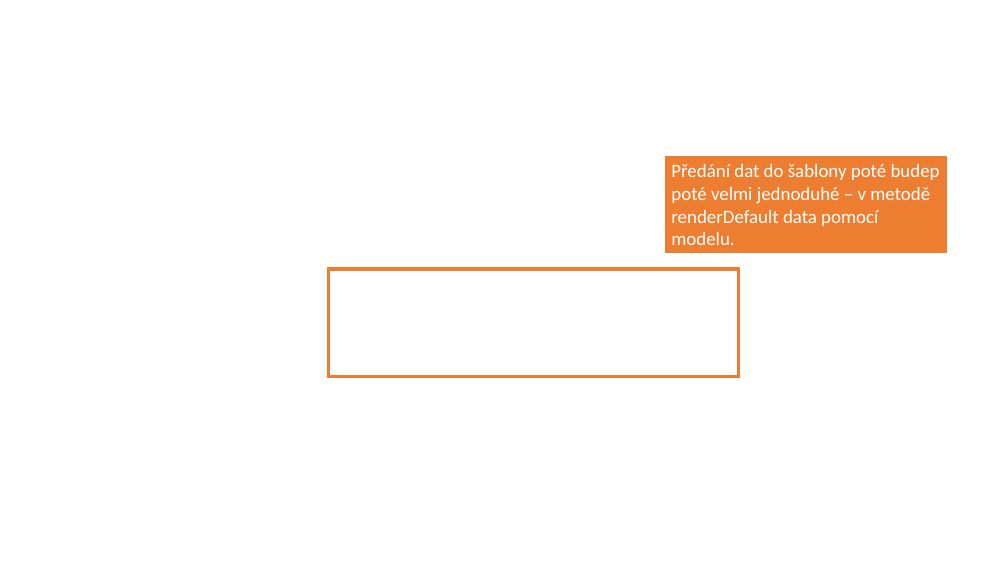
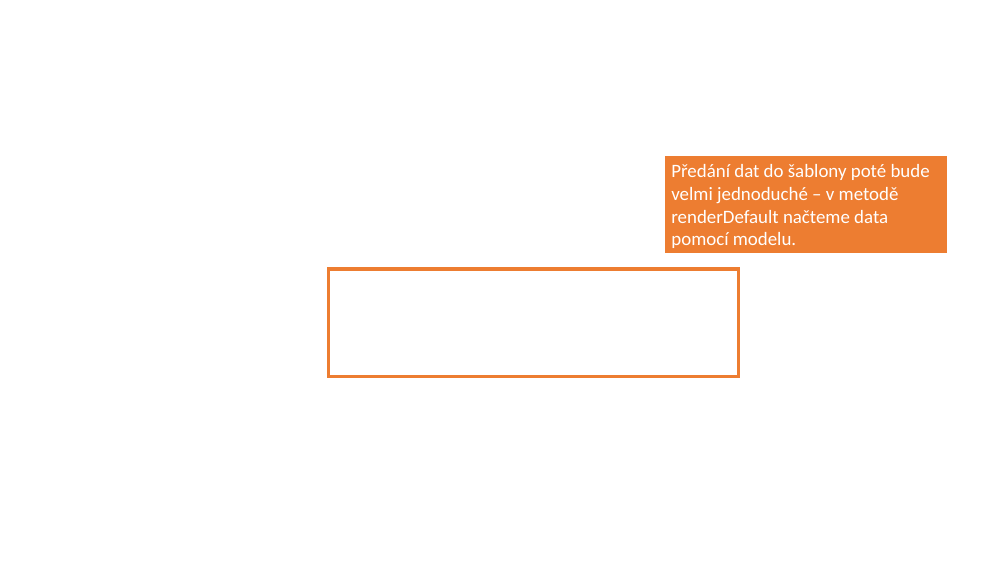
Before and after one commit to 4iz571/cviceni, a slide deck: slide 13 of 04-komponenty-formulare/todolist-todoitem-reseni.pptx. Drawn at 1008x567 pixels with LibreOffice and Linux fonts; fonts in the diff are those of the drawing; background and template pictures are left out. Boxes give left, top, right and bottom in pixels: in the first picture for what was removed or moved away, otherwise in the second. Text is boxed around its words. In the diff, an @@ line names an element or a change of style, - is before the commit and + after.

Commit message:
oprava překlepů

```diff
--- a/04-komponenty-formulare/todolist-todoitem-reseni.pptx
+++ b/04-komponenty-formulare/todolist-todoitem-reseni.pptx
@@ text in rectangle at (671,164,930,248): text changed @@
-Předání dat do šablony poté budep poté velmi jednoduhé – v metodě renderDefault data pomocí modelu.
+Předání dat do šablony poté bude velmi jednoduché – v metodě renderDefault načteme data pomocí modelu.
```
